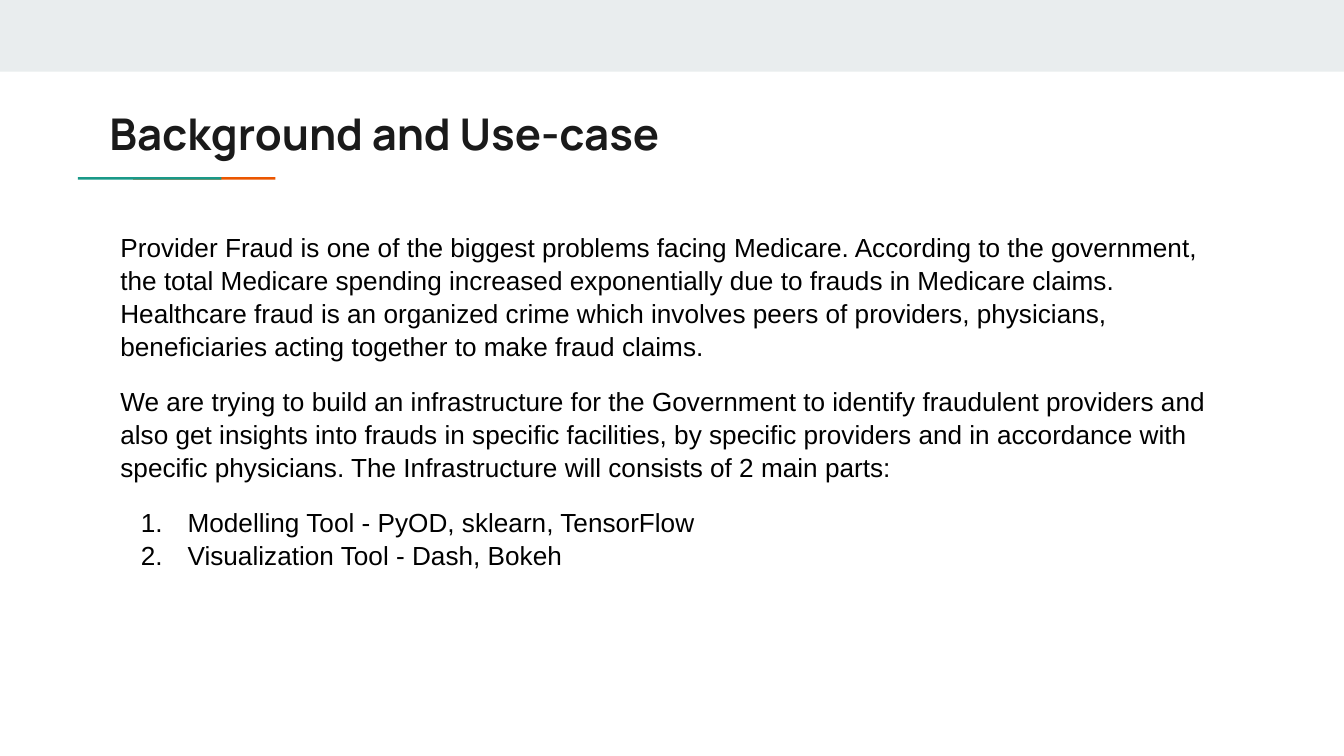
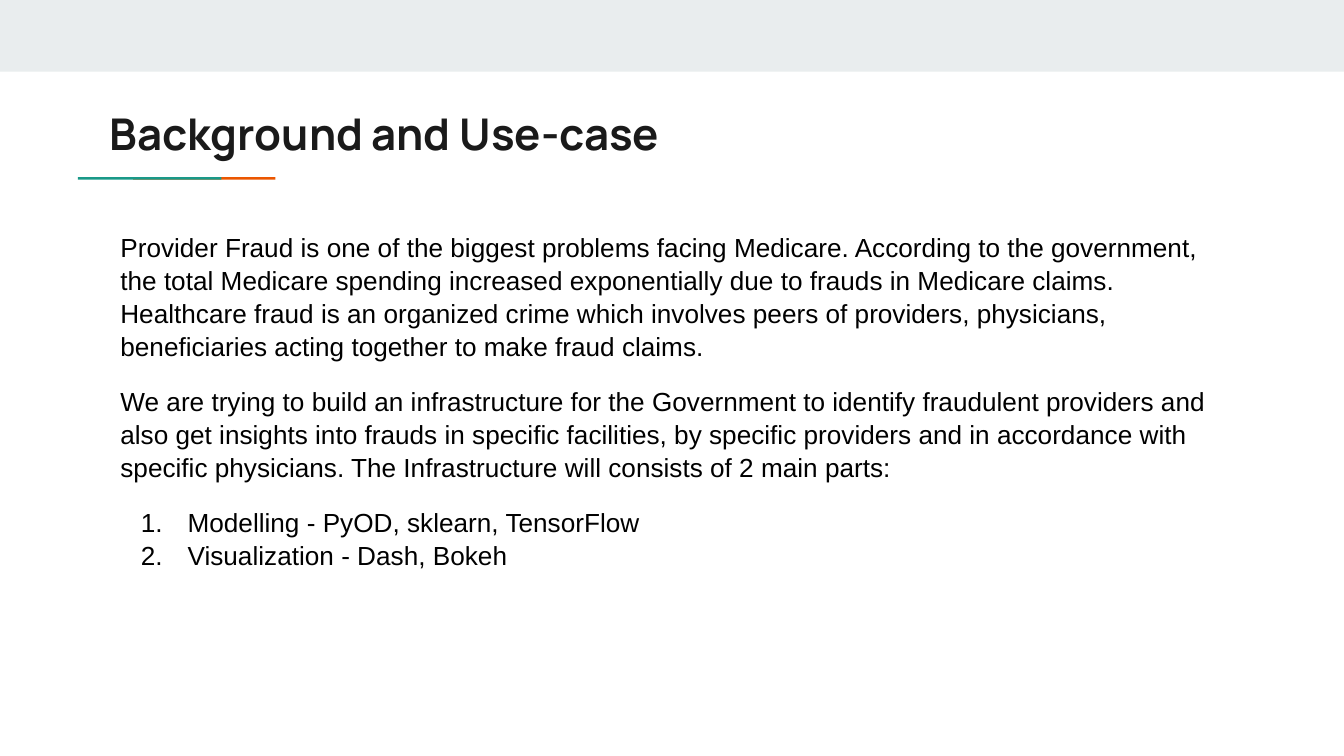
Before and after one commit to sagnikgh1899/FraudDetection, a slide deck: slide 2 of doc/Technology_Review_Medical_Provider_Fraud.pptx. Drawn at 1344x756 pixels with LibreOffice and Linux fonts; fonts in the diff are those of the drawing. Boxes give left, top, right and bottom in pixels: in the first picture for what was removed or moved away, otherwise in the second. Text is boxed around its words. In the diff, an @@ line names an element or a change of style, - is before the commit and + after.

```diff
--- a/doc/Technology_Review_Medical_Provider_Fraud.pptx
+++ b/doc/Technology_Review_Medical_Provider_Fraud.pptx
@@ text at [188,513,640,569]: text changed @@
-1. Modelling Tool - PyOD, sklearn, TensorFlow
-2. Visualization Tool - Dash, Bokeh
+1. Modelling - PyOD, sklearn, TensorFlow
+2. Visualization - Dash, Bokeh
```
Also in this commit, not shown: 1 other slide changed, 1 slide added, 1 slide removed.
